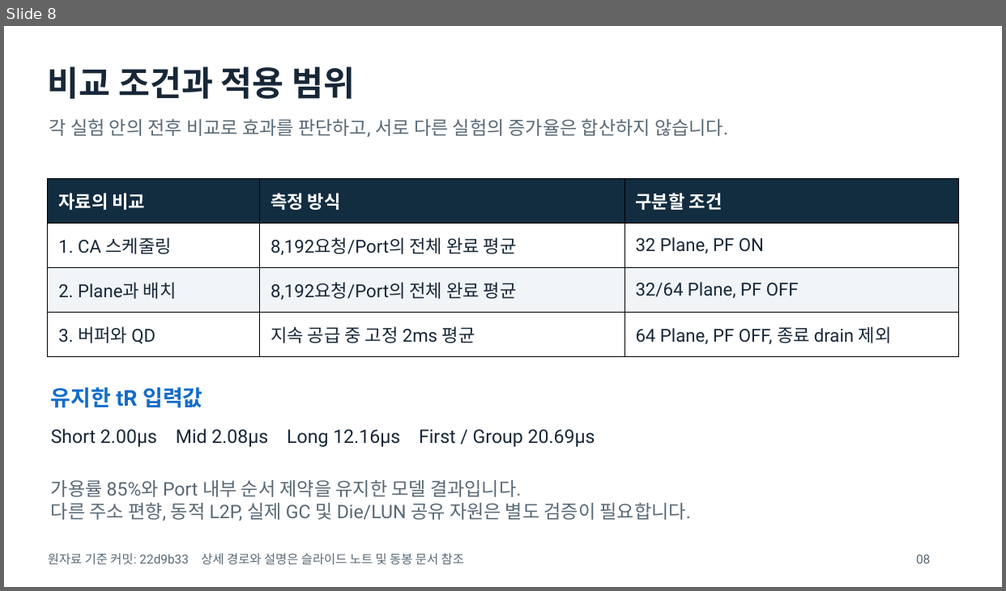
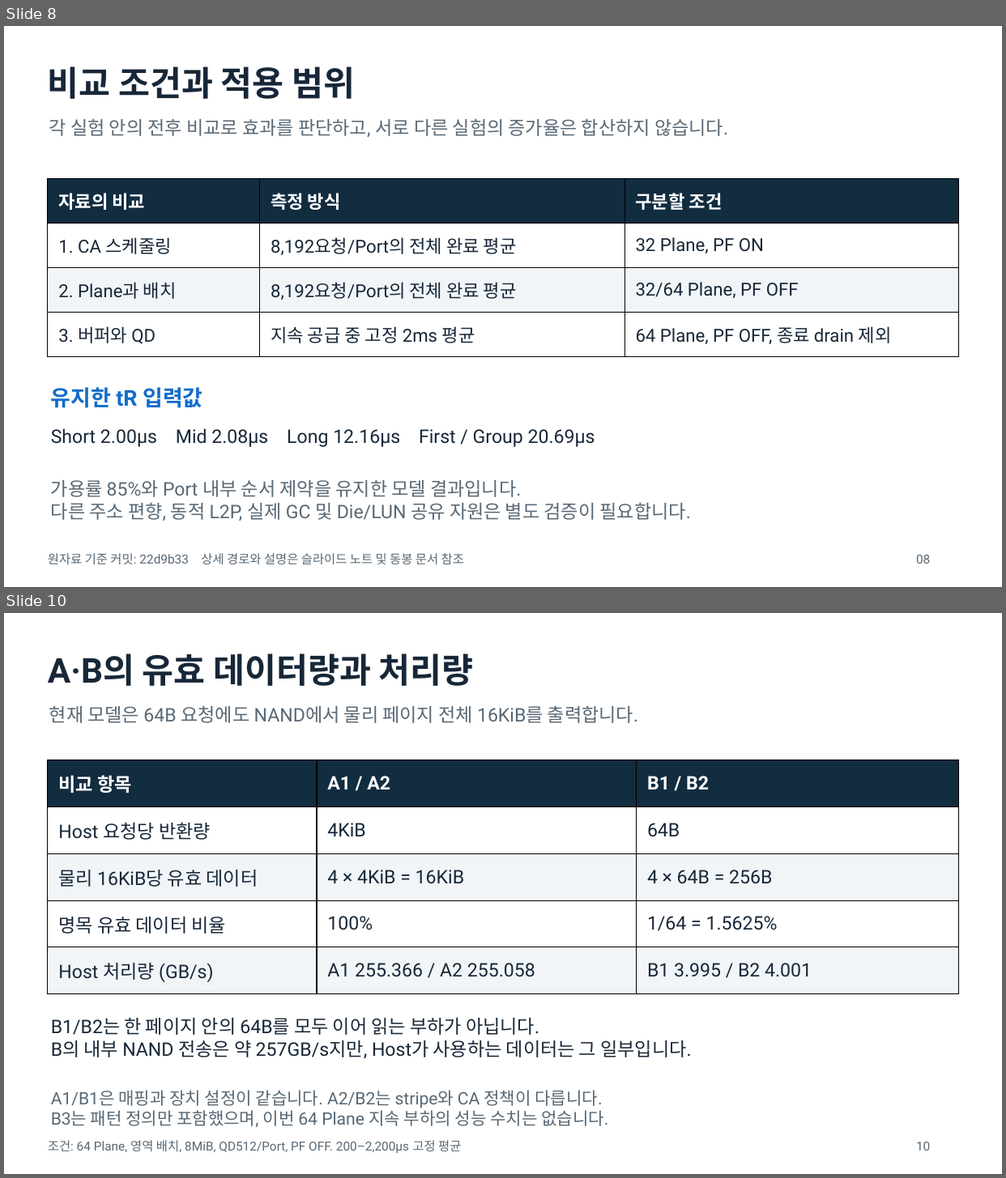
Before and after one commit to JBRARAPARK/HBF_zNAND_Research, a slide deck: docs/performance_key_items/performance_key_items_ko.pptx. Shown one above the other, each under a label of ours: slide 8 before the commit, slides 8 and 10 after it; the slides between them are not shown. The pictures are 1006x591 and 1006x1178 pixels, drawn with LibreOffice and Linux fonts; fonts in the diff are those of the drawing. Boxes give left, top, right and bottom in pixels: in the first picture for what was removed or moved away, otherwise in the second. Text is boxed around its words. In the diff, an @@ line names an element or a change of style, - is before the commit and + after.

```diff
--- a/docs/performance_key_items/performance_key_items_ko.pptx
+++ b/docs/performance_key_items/performance_key_items_ko.pptx
@@ slide 10 added at bbox=[4, 613, 1002, 1174], background #FFFFFF @@
@@ text added at bbox=[48, 653, 474, 686], 33 pt, text #172738, bold @@
+A·B의 유효 데이터량과 처리량
@@ text added at bbox=[49, 705, 638, 723], 18 pt, text #586875 @@
+현재 모델은 64B 요청에도 NAND에서 물리 페이지 전체 16KiB를 출력합니다.
@@ table added at bbox=[48, 760, 957, 994], 5 rows, 3 columns @@
+비교 항목 | A1 / A2 | B1 / B2
+Host 요청당 반환량 | 4KiB | 64B
+물리 16KiB당 유효 데이터 | 4 × 4KiB = 16KiB | 4 × 64B = 256B
+명목 유효 데이터 비율 | 100% | 1/64 = 1.5625%
+Host 처리량 (GB/s) | A1 255.366 / A2 255.058 | B1 3.995 / B2 4.001
@@ text added at bbox=[51, 1018, 691, 1059], 18 pt, text #172738 @@
+B1/B2는 한 페이지 안의 64B를 모두 이어 읽는 부하가 아닙니다.
+B의 내부 NAND 전송은 약 257GB/s지만, Host가 사용하는 데이터는 그 일부입니다.
@@ text added at bbox=[51, 1090, 608, 1127], 16.5 pt, text #586875 @@
+A1/B1은 매핑과 장치 설정이 같습니다. A2/B2는 stripe와 CA 정책이 다릅니다.
+B3는 패턴 정의만 포함했으며, 이번 64 Plane 지속 부하의 성능 수치는 없습니다.
@@ text added at bbox=[48, 1140, 461, 1153], 12 pt, text #586875 @@
+조건: 64 Plane, 영역 배치, 8MiB, QD512/Port, PF OFF. 200–2,200µs 고정 평균
@@ text added at bbox=[916, 1142, 930, 1151], 12 pt, text #586875 @@
+10
```
Also in this commit, not shown: 2 other slides added, 1 slide removed, 5 other files.
